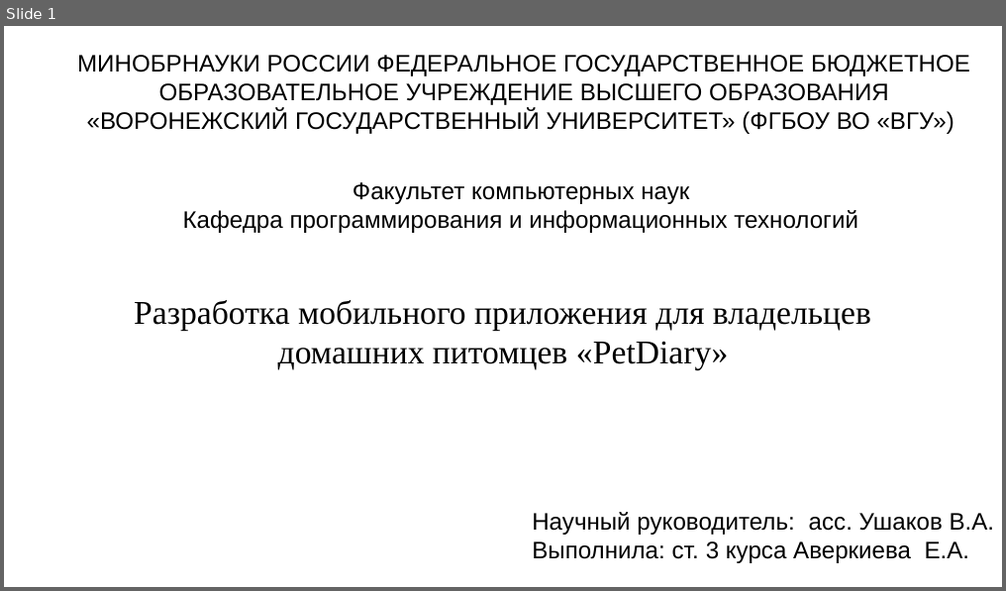
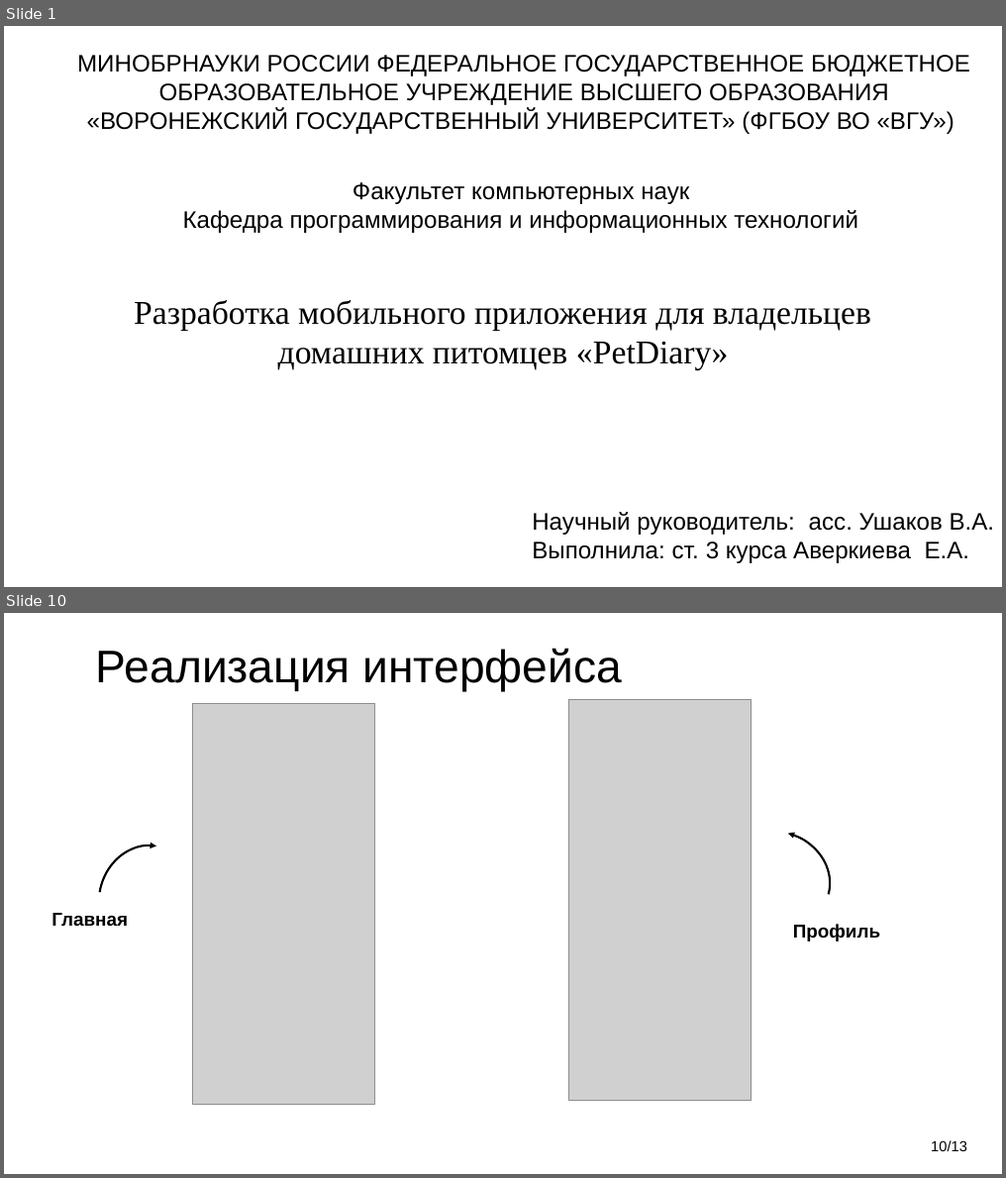
Before and after one commit to kattrin0/petDiarry_, a slide deck: documentation/презентация_PetDiary.pptx. Shown one above the other, each under a label of ours: slide 1 before the commit, slides 1 and 10 after it; the slides between them are not shown. The pictures are 1006x591 and 1006x1178 pixels, drawn with LibreOffice and Linux fonts; fonts in the diff are those of the drawing; grey boxes stand for pictures. Boxes give left, top, right and bottom in pixels: in the first picture for what was removed or moved away, otherwise in the second. Text is boxed around its words. In the diff, an @@ line names an element or a change of style, - is before the commit and + after.

```diff
--- a/documentation/презентация_PetDiary.pptx
+++ b/documentation/презентация_PetDiary.pptx
@@ slide 10 added at box(4, 613, 1002, 1174), background #FFFFFF @@
@@ text added at box(96, 648, 622, 692), 44 pt, text #000000 @@
+Реализация интерфейса
@@ picture added at box(569, 700, 751, 1100) @@
@@ picture added at box(193, 703, 375, 1104) @@
@@ arc (boxed as its full ellipse) added at box(710, 819, 842, 941), outline #000000 2 pt @@
@@ arc (boxed as its full ellipse) added at box(90, 838, 204, 962), outline #000000 2 pt @@
@@ text added at box(52, 913, 128, 927), 18 pt, text #000000, bold @@
+  Главная
@@ text added at box(793, 924, 880, 942), 18 pt, text #000000, bold @@
+  Профиль
@@ page number added at box(931, 1141, 967, 1152), 14 pt, text #000000 @@
+10/13
```
Also in this commit, not shown: 4 slides changed, 6 other slides added, 5 slides removed, 1 other file.
